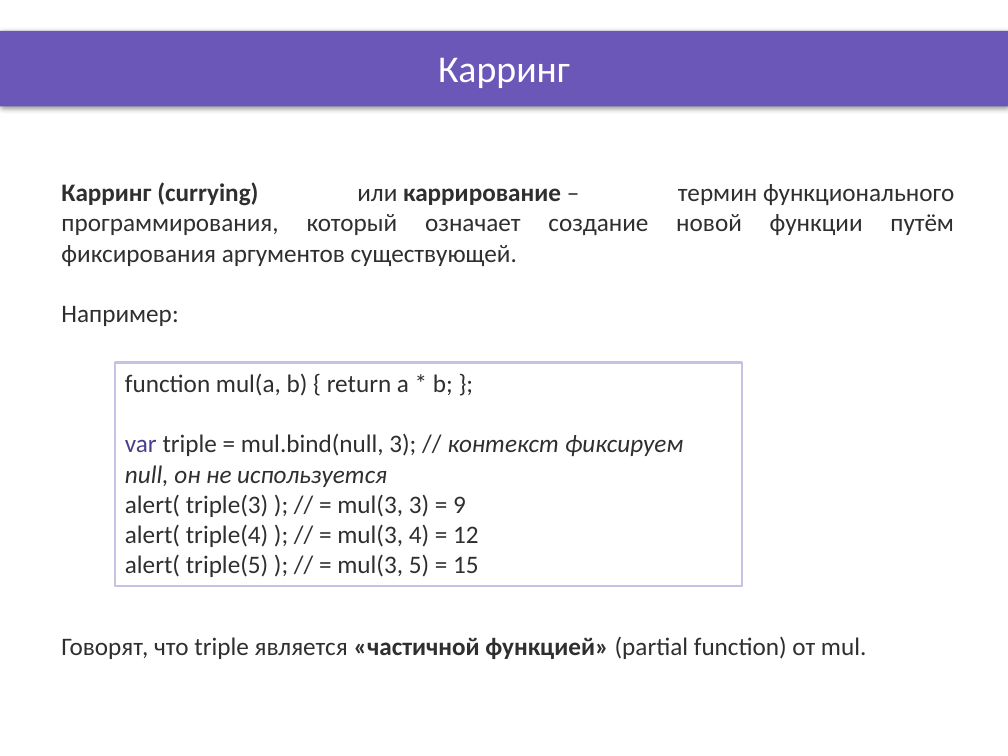
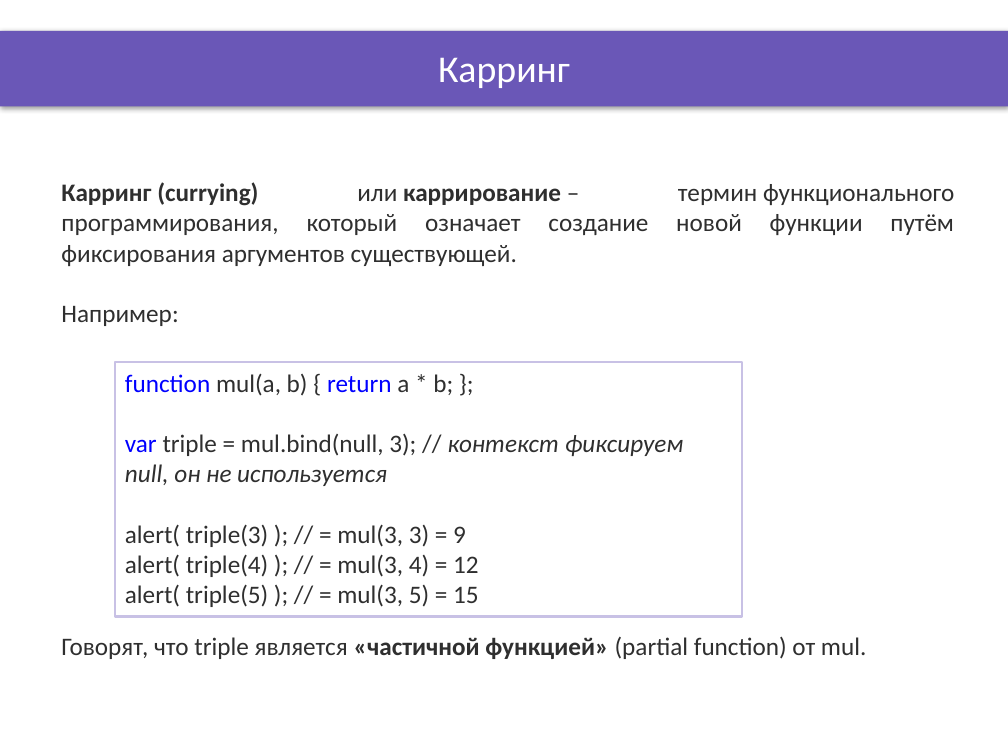
Before and after one commit to OleksandrPetryk/ignite, a slide deck: slide 4 of JS/004_lesson/Presentation/Context_this.pptx. Drawn at 1008x756 pixels with LibreOffice and Linux fonts; fonts in the diff are those of the drawing; background and template pictures are left out. Boxes give left, top, right and bottom in pixels: in the first picture for what was removed or moved away, otherwise in the second. Text is boxed around its words. In the diff, an @@ line names an element or a change of style, - is before the commit and + after.

```diff
--- a/JS/004_lesson/Presentation/Context_this.pptx
+++ b/JS/004_lesson/Presentation/Context_this.pptx
@@ rectangle "function mul(a, b) { return ...": place and size @@
-rectangle "function mul(a, b) { return ..." at <box>115,362,742,586</box>
+rectangle "function mul(a, b) { return ..." at <box>115,362,742,616</box>
@@ text in rectangle at <box>125,374,684,486</box>: text colour #2F2F2F to #0000FF in "function return"; text colour #4D3D8E to #0000FF in "var" @@
```
Also in this commit, not shown: 3 other slides changed, 16 other files.
